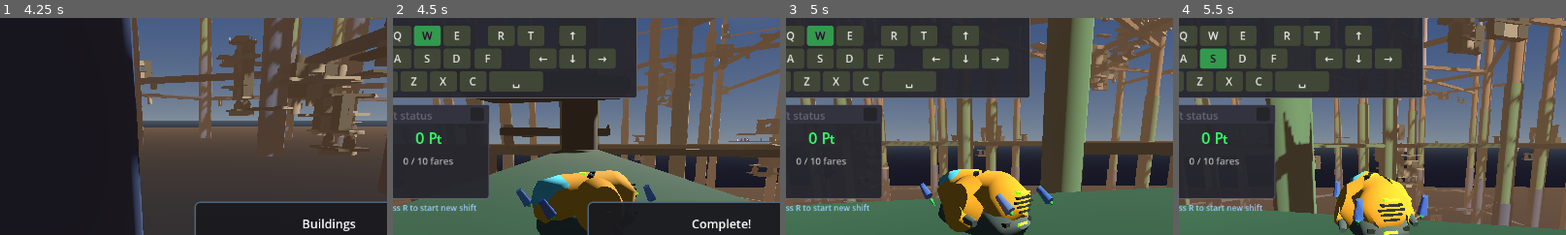
Above: before the commit, frames 1-4 (left to right).
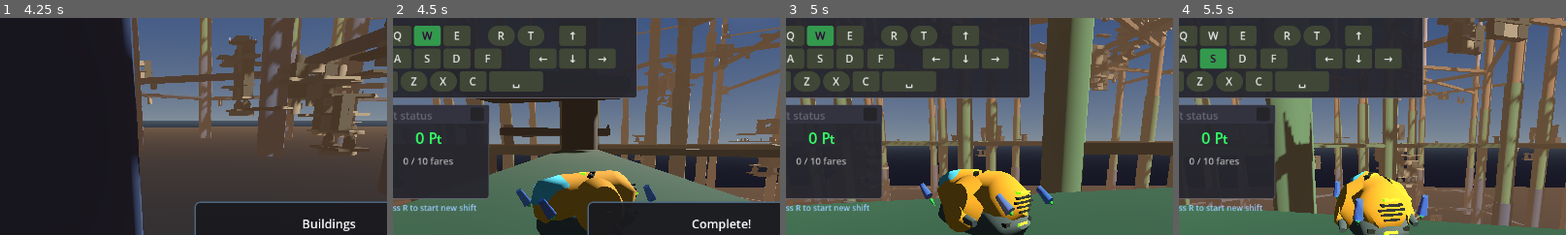
Above: after the commit, the same moments.

Repository: TaxiService/fcar
Game: Godot game, scene res://city/city_test.tscn
Same seed, same stepped clock (60 frames per second), same inputs: the game is played once before the commit and once after it.
Inputs (mouse positions are % of the whole screen's width and height, from its top left):
- Up to frame 1 (4.25 s): tap Enter at 0.5 s; move the mouse to (55, 50) at 0.52 s; hold W (forward) from 0.53 s (still down); tap Shift (boost) at 0.6 s; click (55, 50) at 0.67 s; tap Space (jump) at 0.77, 1.52, 3.02, 3.77 s; move the mouse to (45, 50) at 1.27 s; tap R (confirm) at 1.35 s; move the mouse to (52, 48) at 2.02 s; tap C (crouch) at 2.1 s; move the mouse to (49, 52) at 2.77 s; tap V (toggle_auto_hover) at 2.85 s; click (49, 52) at 2.92 s; move the mouse to (57, 51) at 3.52 s; hold F (toggle_control_lock) from 3.53 s (still down)
- Up to frame 2 (4.5 s): keep holding W (forward); move the mouse to (42, 49) at 4.27 s; release F (toggle_control_lock) at 4.28 s; tap Ctrl at 4.35 s
- Up to frame 3 (5 s): keep holding W (forward); tap Space (jump) at 4.52 s
- Up to frame 4 (5.5 s): move the mouse to (55, 50) at 5.02 s; release W (forward) at 5.03 s; hold S (backward) from 5.03 s (still down); tap Alt at 5.1 s; click (55, 50) at 5.17 s
The pictures show only the part of the screen within x 25-75%, y 8-58%; the shares and areas given below are measured in that part.

Frame 1 is identical in both runs. In frame 2, 0.3% of the frame differs, in the area x 2-40%, y 3-34%; in frame 3, 0.3%; in frame 4, 0.3%.

Commit message:
fixed rounded buttons not being rounded

Diff:
--- a/ui/ControlDisplayKey.gd
+++ b/ui/ControlDisplayKey.gd
@@ -38,6 +38,8 @@
 
 func _ready():
 	_build_ui()
+	if not is_lockable:
+		_apply_circular_style()
 
 
 func _build_ui():
